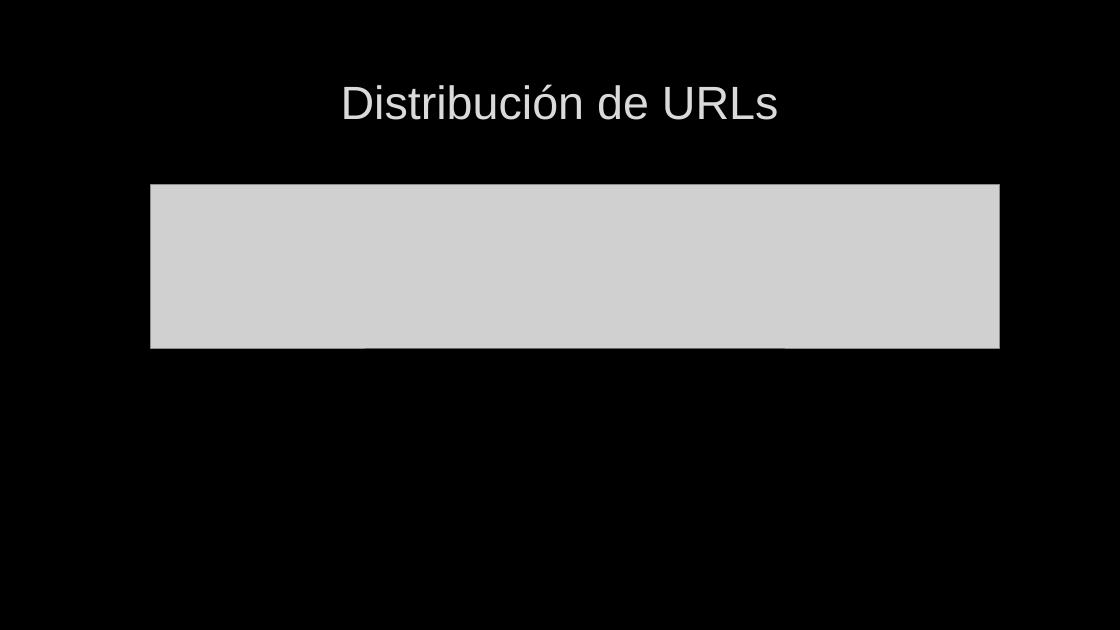
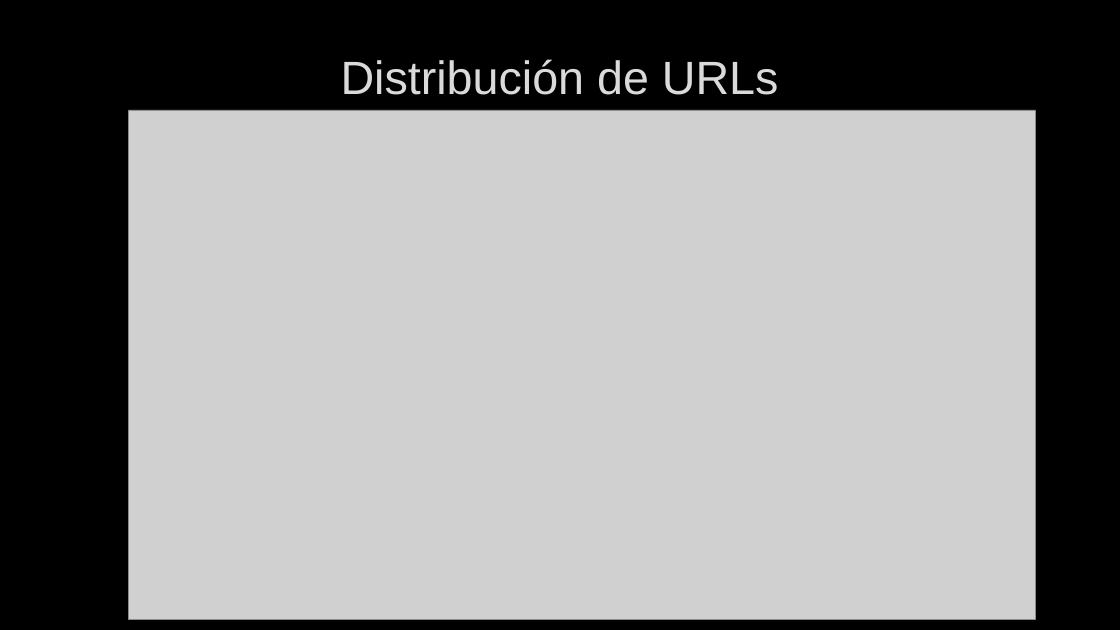
Before and after one commit to functional-programming-utpl-cc/proyectointegrador-valarmorghulis, a slide deck: slide 11 of Proyecto Integrador de saberes.pptx (slide 16 before the commit). Drawn at 1120x630 pixels with LibreOffice and Linux fonts; fonts in the diff are those of the drawing; grey boxes stand for pictures; background and template pictures are left out. Boxes give left, top, right and bottom in pixels: in the first picture for what was removed or moved away, otherwise in the second. Text is boxed around its words. In the diff, an @@ line names an element or a change of style, - is before the commit and + after.

```diff
--- a/Proyecto Integrador de saberes.pptx
+++ b/Proyecto Integrador de saberes.pptx
@@ title "Distribución de URLs": place and size @@
-title "Distribución de URLs" at <box>341,84,779,120</box>
+title "Distribución de URLs" at <box>341,59,779,95</box>
@@ picture added at <box>129,110,1035,620</box> @@
@@ picture removed at <box>150,185,1000,349</box> @@
```
Also in this commit, not shown: 9 other slides changed, 1 slide added, 10 slides removed.
